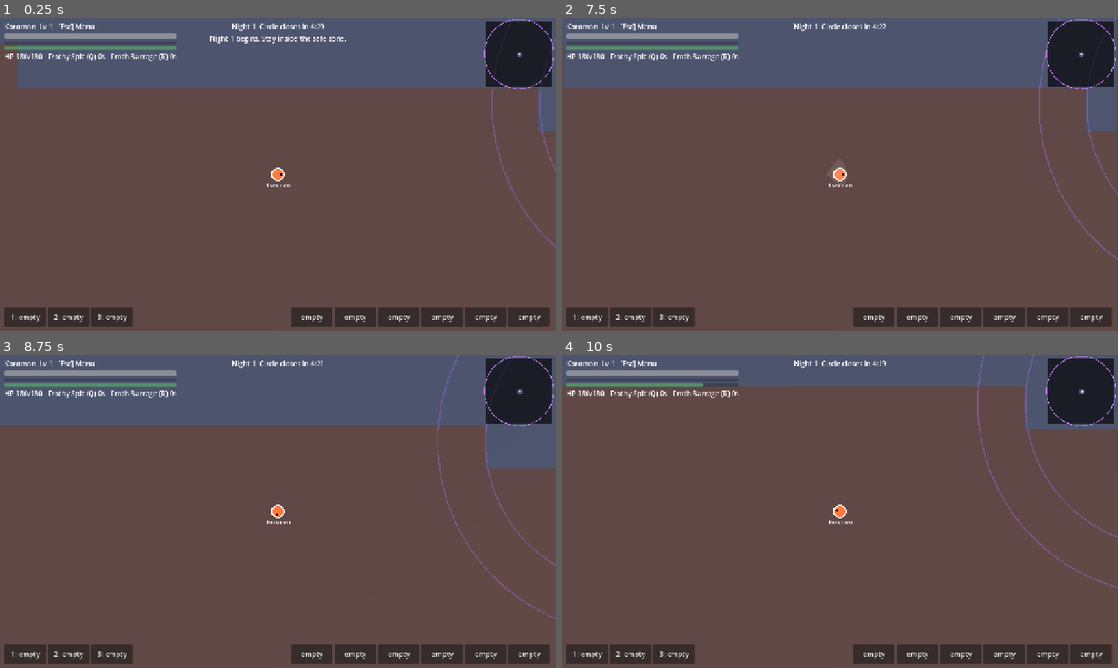
Above: before the commit, frames 1-4 (two rows, left to right).
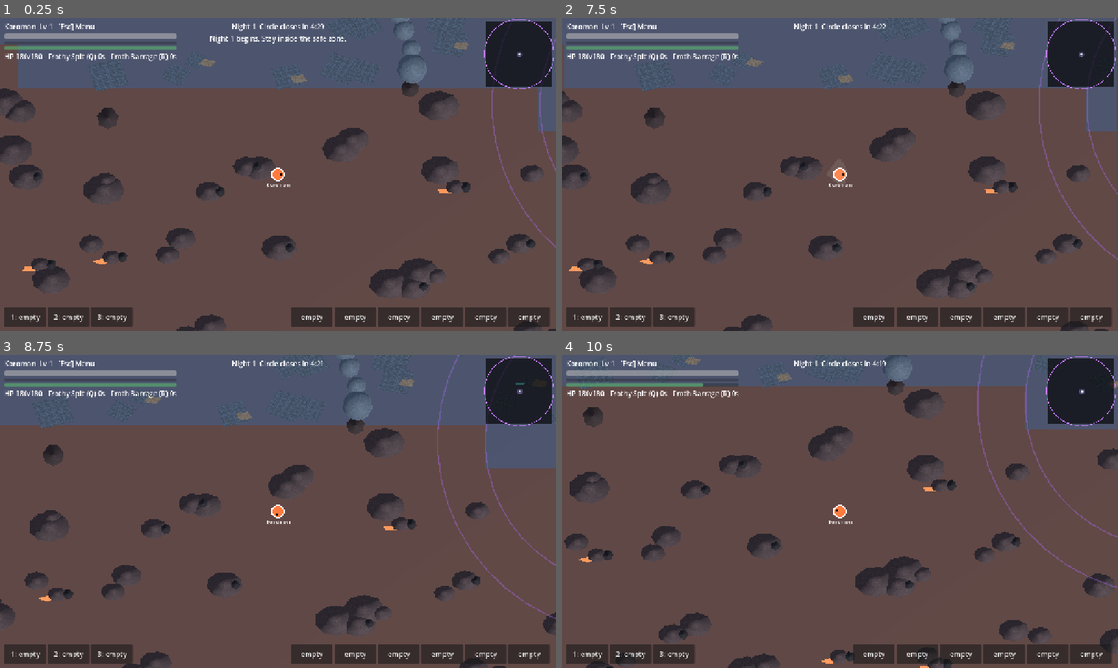
Above: after the commit, the same moments.

Repository: balaxguns/Digirogue-Coop
Game: Godot game, scene res://bugfixes-menu-down-update/scenes/run.tscn
The game is run twice, just before and just after one commit, with the same random seed, the same clock (stepped at 60 frames per second) and the same inputs. This scene is started directly instead of the project's main scene.
Inputs (mouse positions are in pixels of both pictures, inside the frame that each line leads up to):
- Up to frame 1 (0.25 s): no input
- Up to frame 2 (7.5 s): click "1: empty" at 0.5 s; click "2: empty" at 1.25 s; click "3: empty" at 2 s; click "empty" at 2.75 s; click "empty" at 3.5 s; click "empty" at 4.25 s; click "empty" at 5 s; click "empty" at 5.75 s; click "empty" at 6.5 s; tap Enter at 7.25 s; move the mouse to (962, 158) at 7.27 s; press the mouse at (962, 158) at 7.28 s; hold D (move_right) from 7.28 s (still down)
- Up to frame 3 (8.75 s): release D (move_right) at 8 s; release the mouse at (400, 495) at 8 s; drag from (166, 527) to (250, 574) at 8.02 s
- Up to frame 4 (10 s): tap Space (dodge) at 8.75, 8.85 s; move the mouse to (895, 442) at 8.77 s; hold D (move_right) 8.78-9.5 s; drag from (812, 574) to (673, 464) at 9.52 s

The runs differ from the first frame. In frame 1, 6.1% of the frame differs, in the area x 0-100%, y 0-100%; in frame 2, 5.8%; in frame 3, 5.1%; in frame 4, 6.1%.
Error before the commit: Invalid call to function 'populate (via call)' in base 'Node3D (digital_props.gd)'. Expected 3 argument(s). (res://scripts/expedition_terrain.gd:122)

Commit message:
Supply actual biome grid to full-map scenery scatter

Diff:
--- a/scripts/expedition_terrain.gd
+++ b/scripts/expedition_terrain.gd
@@ -119,7 +119,7 @@
 	for b in 6:
 		_batch(trunk_mesh, trunk_colors[b], trunks[b])
 		_batch(crown_mesh, crown_colors[b], crowns[b])
-	digital_props.call("populate", landmarks, obstacles)
+	digital_props.call("populate", landmarks, obstacles, biomes)
 
 func follow(world_center: Vector2, viewport_height: float) -> void:
 	camera.position = _position(world_center, 550.0)
